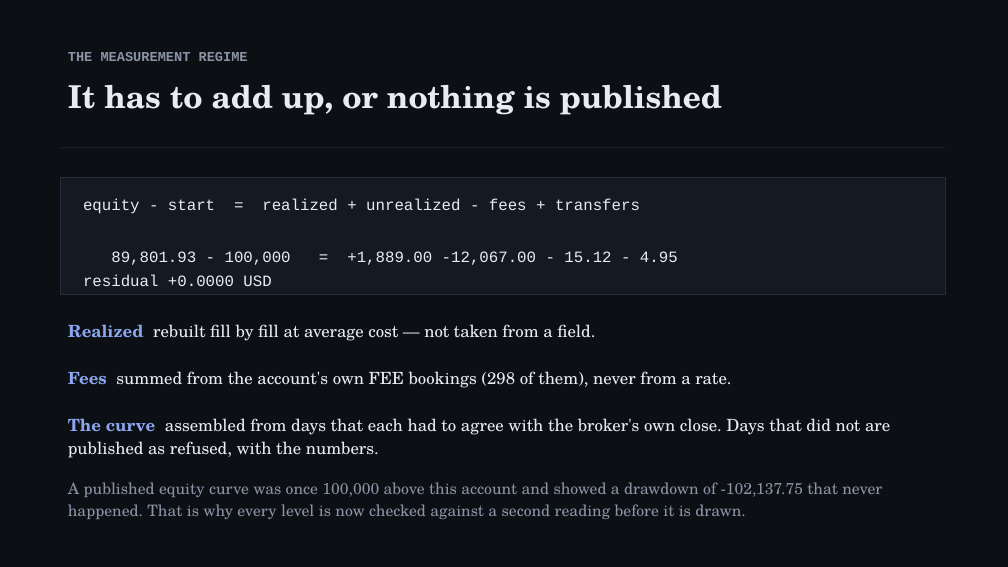
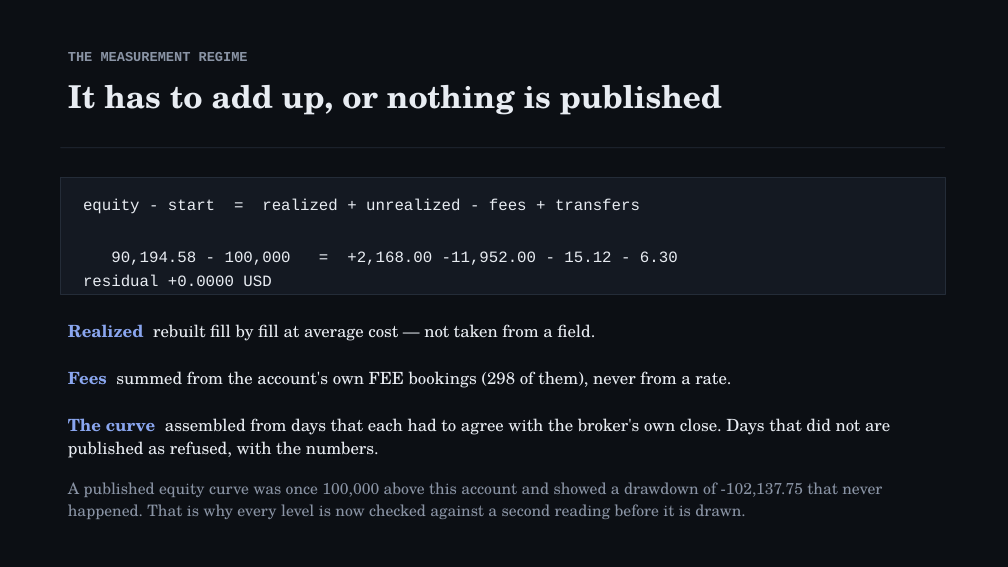
Before and after one commit to Hanky27/KangarooOptions, a slide deck: slide 7 of docs/deck.pptx. Drawn at 1008x567 pixels with LibreOffice and Linux fonts; fonts in the diff are those of the drawing. Boxes give left, top, right and bottom in pixels: in the first picture for what was removed or moved away, otherwise in the second. Text is boxed around its words. In the diff, an @@ line names an element or a change of style, - is before the commit and + after.

```diff
--- a/docs/deck.pptx
+++ b/docs/deck.pptx
@@ text at [111,251,678,265]: text changed @@
-89,801.93 - 100,000 = +1,889.00 -12,067.00 - 15.12 - 4.95
+90,194.58 - 100,000 = +2,168.00 -11,952.00 - 15.12 - 6.30
```
Also in this commit, not shown: 3 other slides changed, 1 slide added, 2 other files.
